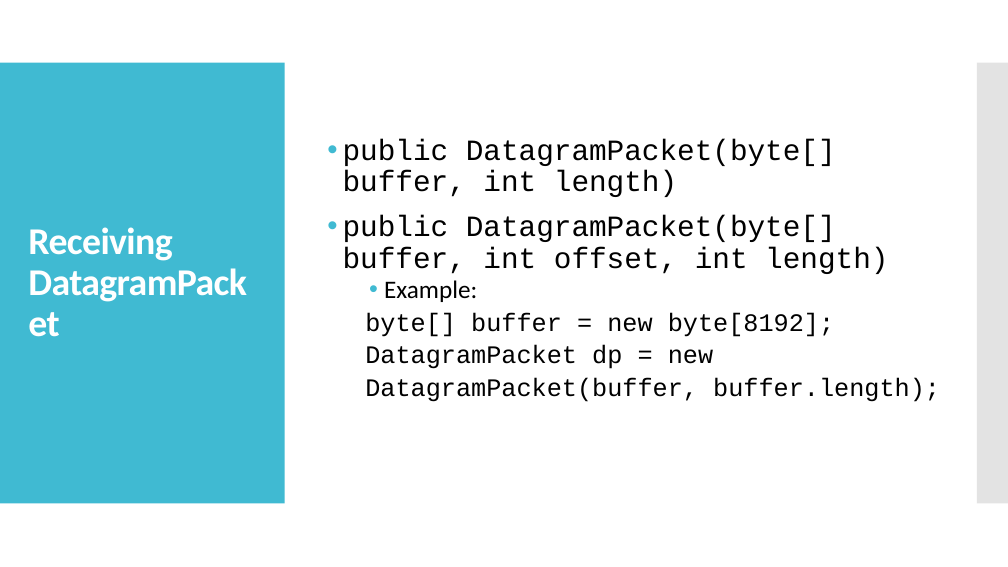
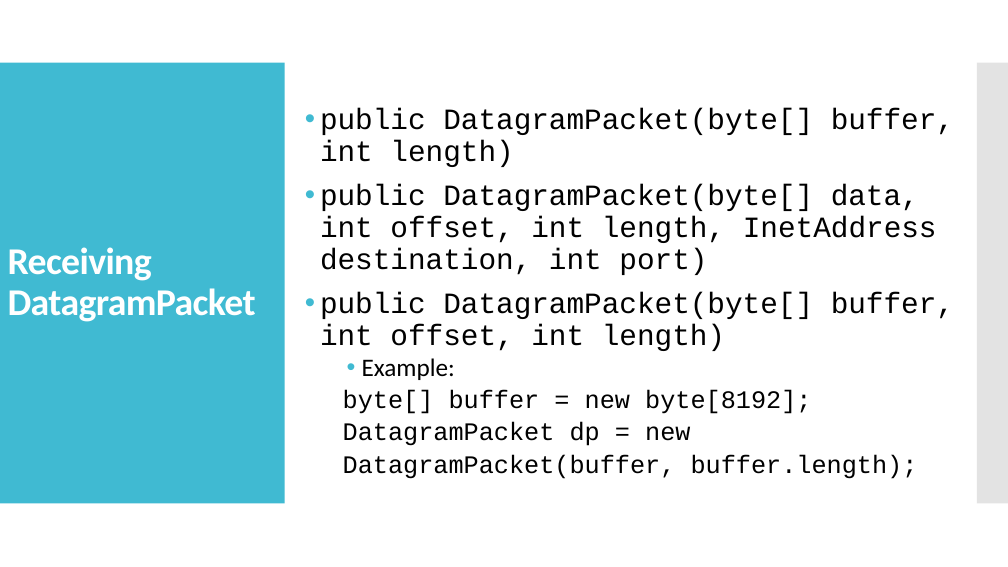
Before and after one commit to jrambasana/AJP2022-code, a slide deck: slide 69 of Slides/AJP - Unit 1 - Java Networking.pptx. Drawn at 1008x567 pixels with LibreOffice and Linux fonts; fonts in the diff are those of the drawing. Boxes give left, top, right and bottom in pixels: in the first picture for what was removed or moved away, otherwise in the second. Text is boxed around its words. In the diff, an @@ line names an element or a change of style, - is before the commit and + after.

```diff
--- a/Slides/AJP - Unit 1 - Java Networking.pptx
+++ b/Slides/AJP - Unit 1 - Java Networking.pptx
@@ text "public DatagramPacket(byte[] buffer, int length)": place and size @@
-text "public DatagramPacket(byte[] buffer, int length)" at box(343, 139, 940, 402)
+text "public DatagramPacket(byte[] buffer, int length)" at box(320, 108, 954, 479)
@@ title "Receiving DatagramPacket" rewrapped from box(28, 227, 577, 369) to box(8, 247, 256, 322) @@
@@ text at box(320, 184, 937, 275): paragraph added @@
+• public DatagramPacket(byte[] data, int offset, int length, InetAddress destination, int port)
```
Also in this commit, not shown: 5 other slides changed, 3 slides added, 4 other files.
